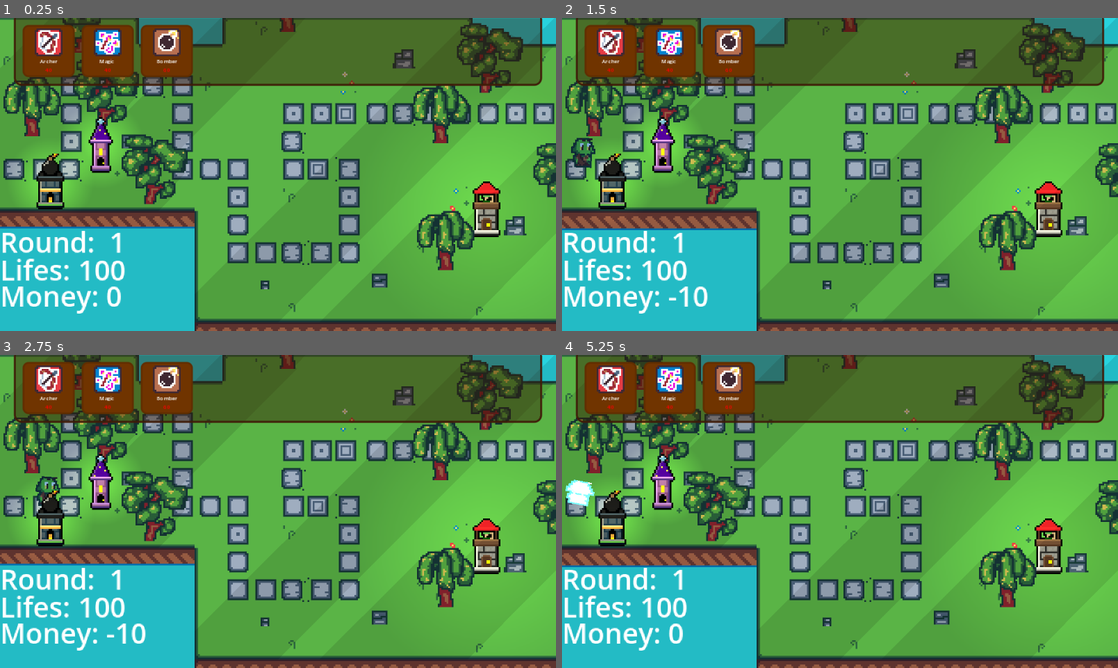
Above: before the commit, frames 1-4 (two rows, left to right).
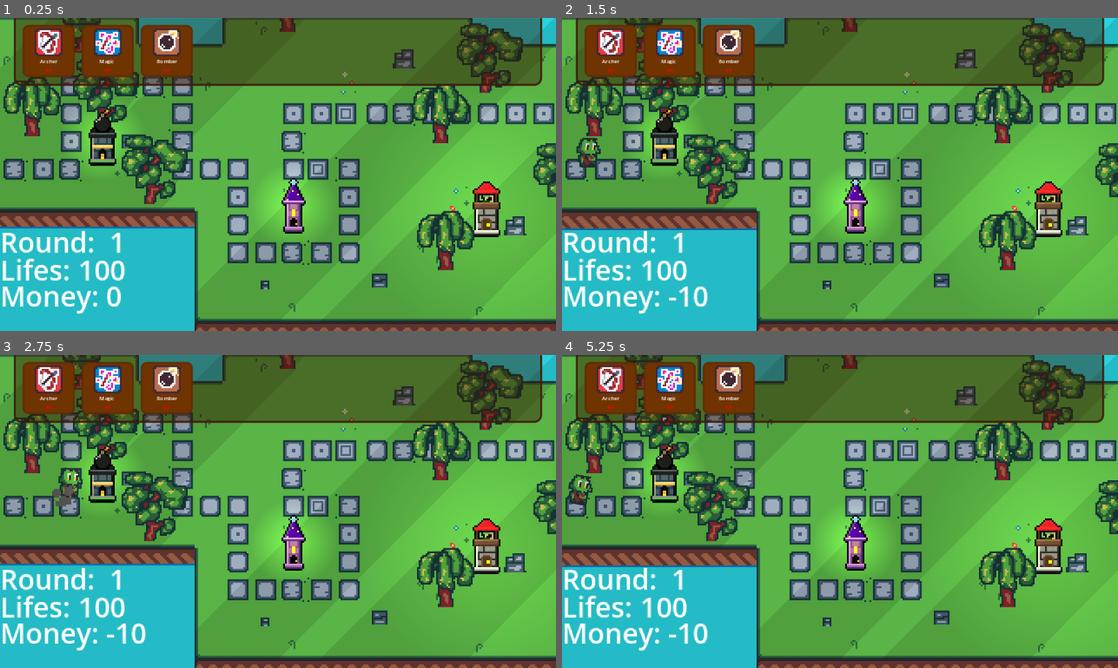
Above: after the commit, the same moments.

Repository: Renan-G-projec/TowerDefense
Game: Godot game, scene res://main.tscn
Two runs of this game, one before a commit and one after it. Both use one fixed random seed, a clock stepped at 60 frames per second and the inputs below. The engine's default icon, where the game draws it, is replaced by a stand-in: a white triangle on a blue panel in a dark square.
Inputs (mouse positions are in pixels of both pictures, inside the frame that each line leads up to):
- Up to frame 1 (0.25 s): no input
- Up to frame 2 (1.5 s): tap Enter (start_round) at 0.5, 1.35 s; move the mouse to (962, 158) at 0.52 s; hold Right 0.53-1.28 s; click (962, 158) at 0.6 s; move the mouse to (728, 190) at 1.27 s; hold Down (ui_down) from 1.28 s (still down)
- Up to frame 3 (2.75 s): move the mouse to (333, 442) at 2.02 s; release Down (ui_down) at 2.03 s; hold Right from 2.03 s (still down); tap Alt at 2.1 s
- Up to frame 4 (5.25 s): move the mouse to (812, 574) at 2.77 s; release Right at 2.78 s; hold Up (ui_up) 2.78-3.53 s; tap Shift at 2.85 s; click (812, 574) at 2.92 s; move the mouse to (1006, 558) at 3.52 s; hold Left 3.53-5.03 s; click (1006, 558) at 3.6 s; move the mouse to (673, 464) at 4.27 s; tap Enter (start_round) at 4.35 s; move the mouse to (867, 511) at 5.02 s; hold Down (ui_down) from 5.03 s (still down); tap Alt at 5.1 s; click (867, 511) at 5.17 s

The runs differ from the first frame. In frame 1, 3.9% of the frame differs, in the area x 3-59%, y 29-70%; in frame 2, 4.2%; in frame 3, 4.3%; in frame 4, 4.5%, in the area x 0-59%, y 20-93%.

Commit message:
added a bomb attack

Diff:
--- a/bullets/bomb.gd
+++ b/bullets/bomb.gd
@@ -53,7 +53,7 @@
 		if enemy == null:
 			continue
 
-		var distance := enemy.global_position.distance_squared_to(global_position)
+		var distance := enemy.global_position.distance_to(global_position)
 		var closeness := 1.0 - clampf(distance / splash_radius, 0.0, 1.0)
 		var multiplier := lerpf(edge_damage_multiplier, 1.0, closeness)
 
--- a/bullets/bomb.tscn
+++ b/bullets/bomb.tscn
@@ -64,8 +64,8 @@
 [sub_resource type="CircleShape2D" id="CircleShape2D_xslbe"]
 radius = 5.0
 
-[sub_resource type="CircleShape2D" id="CircleShape2D_m7mqu"]
-radius = 12.0
+[sub_resource type="CircleShape2D" id="CircleShape2D_7n34e"]
+radius = 11.0
 
 [node name="Bomb" type="Area2D" unique_id=1553673129]
 script = ExtResource("1_rwbnf")
@@ -78,7 +78,9 @@
 position = Vector2(0, 1)
 shape = SubResource("CircleShape2D_xslbe")
 
-[node name="BlastArea" type="CollisionShape2D" parent="." unique_id=1268151069]
-shape = SubResource("CircleShape2D_m7mqu")
+[node name="BlastArea" type="Area2D" parent="." unique_id=408795355]
+
+[node name="CollisionShape2D" type="CollisionShape2D" parent="BlastArea" unique_id=1603574538]
+shape = SubResource("CircleShape2D_7n34e")
 
 [connection signal="area_entered" from="." to="." method="_on_area_entered"]
--- a/main.tscn
+++ b/main.tscn
@@ -119,13 +119,13 @@
 position = Vector2(0, -1)
 
 [node name="TowerMage" parent="MapBase" unique_id=1059447802 instance=ExtResource("9_kek77")]
-position = Vector2(58, 74)
+position = Vector2(169, 109)
 
 [node name="TowerArcher" parent="MapBase" unique_id=1587955538 instance=ExtResource("8_5vw27")]
 position = Vector2(280, 111)
 
 [node name="TowerBomb" parent="MapBase" unique_id=1838269705 instance=ExtResource("10_4c57u")]
-position = Vector2(29, 95)
+position = Vector2(59, 70)
 
 [connection signal="current_money_changed" from="." to="." method="_on_current_money_changed"]
 [connection signal="earned_money" from="MapBase" to="." method="_on_map_base_earned_money"]
--- a/towers/scenes/tower_bomb.tscn
+++ b/towers/scenes/tower_bomb.tscn
@@ -1,6 +1,7 @@
 [gd_scene format=3 uid="uid://2bdm1lu10r2k"]
 
 [ext_resource type="PackedScene" uid="uid://tsp0lb5s8sga" path="res://towers/tower_base.tscn" id="1_oec3f"]
+[ext_resource type="PackedScene" uid="uid://byuktrnplypyt" path="res://bullets/bomb.tscn" id="2_7dy58"]
 [ext_resource type="Texture2D" uid="uid://ckohjfq7mhmxw" path="res://sprites/towers/bomb_tower_full.png" id="2_tq8hk"]
 
 [sub_resource type="CircleShape2D" id="CircleShape2D_ol2mg"]
@@ -10,6 +11,7 @@
 size = Vector2(16, 5)
 
 [node name="TowerBomb" unique_id=1587955538 instance=ExtResource("1_oec3f")]
+bullet = ExtResource("2_7dy58")
 
 [node name="Base" parent="." index="0" unique_id=1729212226]
 texture = ExtResource("2_tq8hk")
